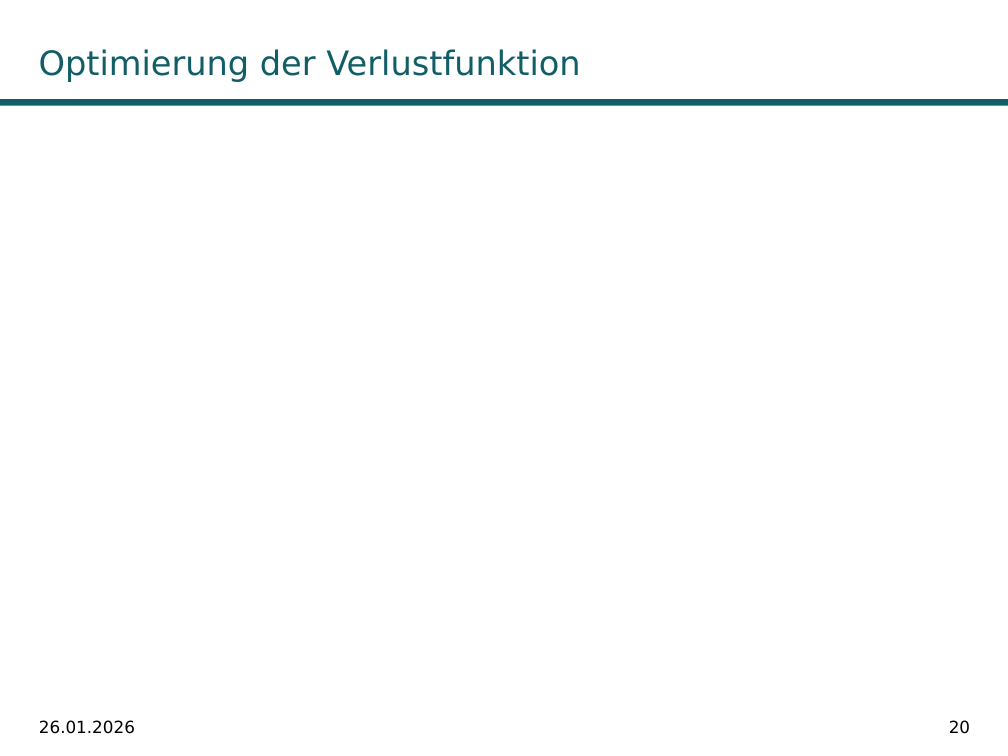
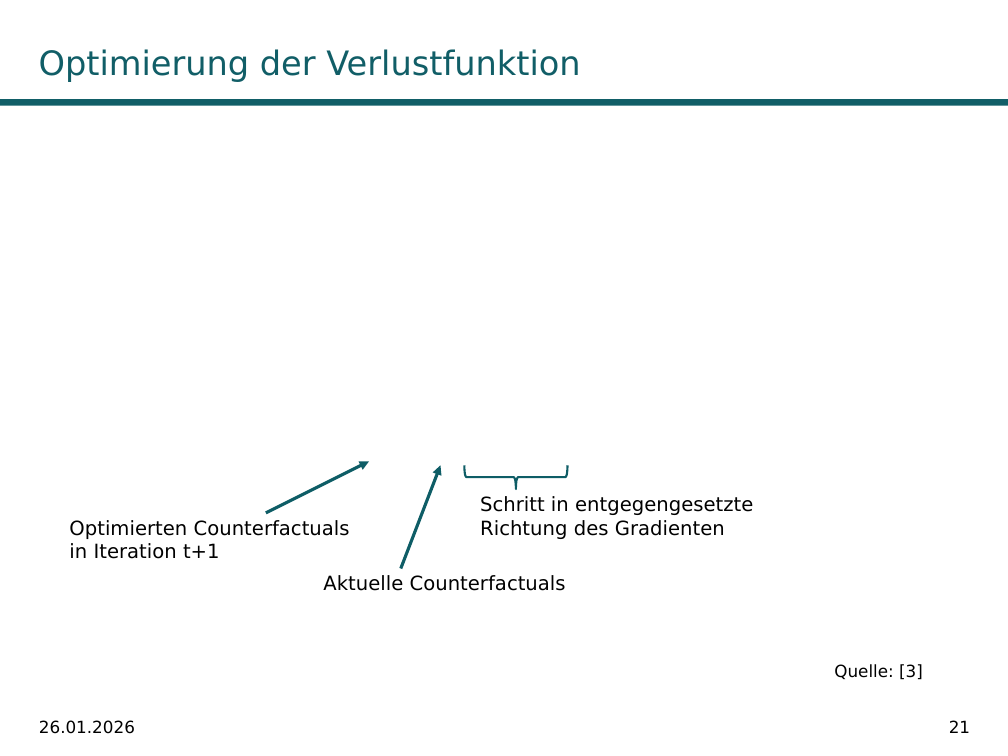
Before and after one commit to fabiw98/Seminar_DICE, a slide deck: slide 21 of Präsentation/PräsentationDiCE.pptx (slide 20 before the commit). Drawn at 1008x756 pixels with LibreOffice and Linux fonts; fonts in the diff are those of the drawing; grey boxes stand for pictures; background and template pictures are left out. Boxes give left, top, right and bottom in pixels: in the first picture for what was removed or moved away, otherwise in the second. Text is boxed around its words. In the diff, an @@ line names an element or a change of style, - is before the commit and + after.

```diff
--- a/Präsentation/PräsentationDiCE.pptx
+++ b/Präsentation/PräsentationDiCE.pptx
@@ rectangle removed at (35,337,940,600) @@
@@ arrow added from (266, 513) to (369, 462), #0F5E67 2.25 pt @@
@@ arrow added from (401, 569) to (440, 466), #0F5E67 2.25 pt @@
@@ right brace added at (465,465,568,489), outline #0F5E67 1.5 pt @@
@@ text added at (480,496,753,539), 14 pt, text #000000 @@
+Schritt in entgegengesetzte Richtung des Gradienten
@@ text added at (69,520,350,559), 14 pt, text #000000 @@
+Optimierten Counterfactuals in Iteration t+1
@@ text added at (323,575,566,591), 14 pt, text #000000 @@
+Aktuelle Counterfactuals
@@ text added at (834,664,923,680), 12 pt, text #000000 @@
+Quelle: [3]
@@ page number at (949,720,970,733): text changed @@
-20
+21
```
Also in this commit, not shown: 50 other slides changed, 7 slides added, 19 slides removed, 3 other files.
